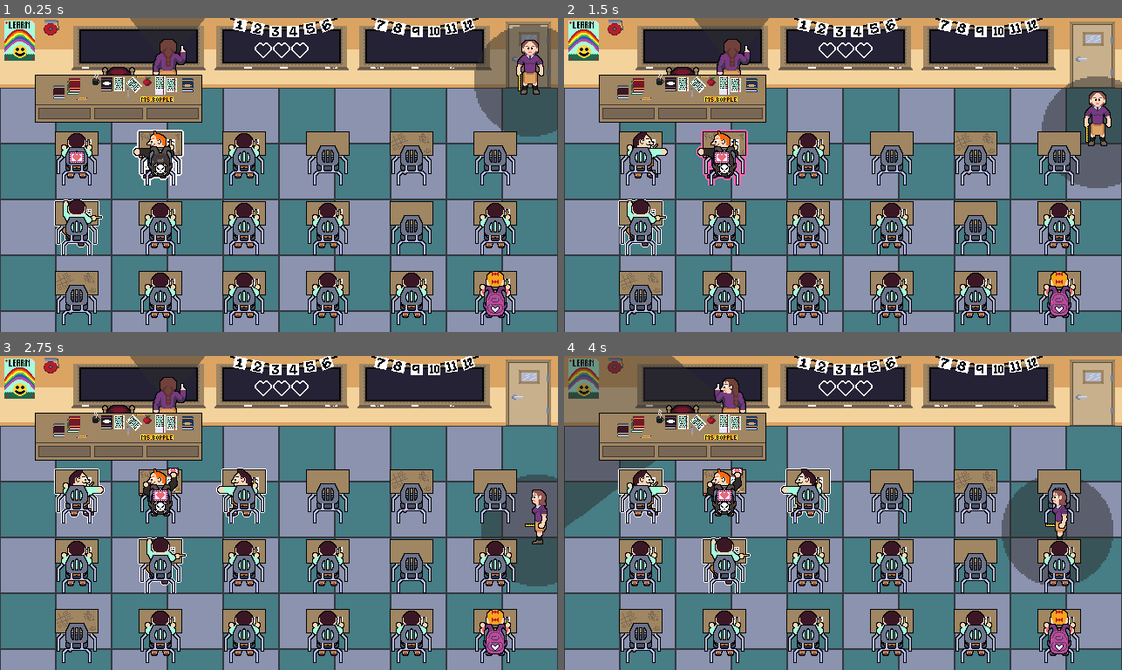
Above: before the commit, frames 1-4 (two rows, left to right).
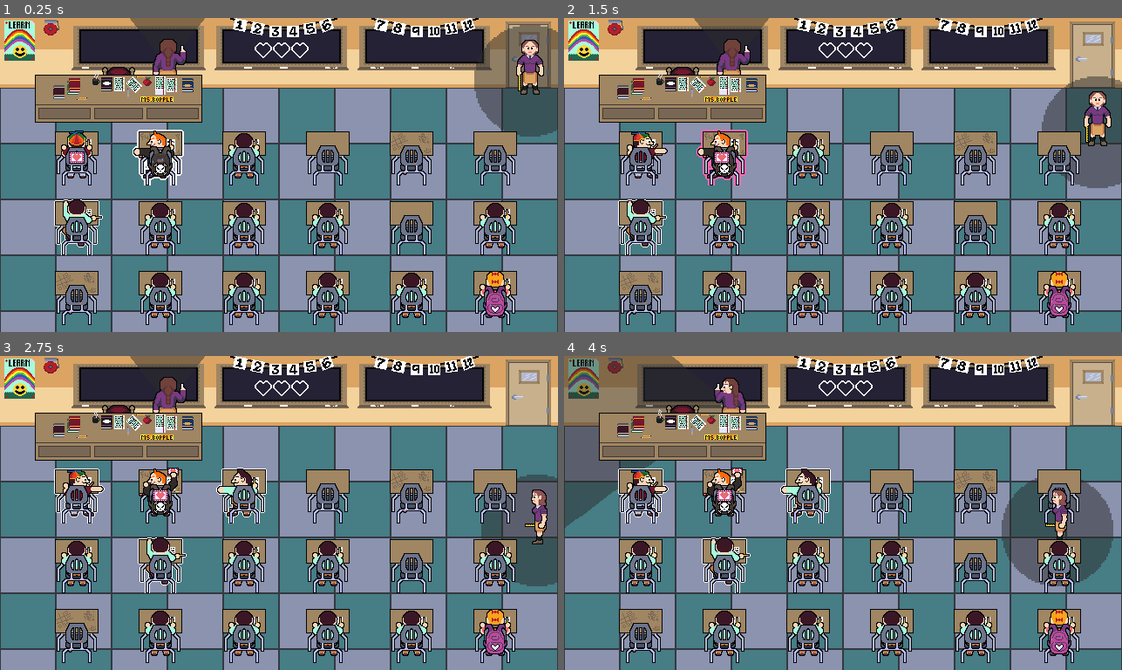
Above: after the commit, the same moments.

Repository: RacBrosGaming/Love-Note
Game: Godot game, scene res://Levels/class_room.tscn
Same seed, same stepped clock (60 frames per second), same inputs: the game is played once before the commit and once after it. The engine's default icon, where the game draws it, is replaced by a stand-in: a white triangle on a blue panel in a dark square.
Inputs (mouse positions are in pixels of both pictures, inside the frame that each line leads up to):
- Up to frame 1 (0.25 s): no input
- Up to frame 2 (1.5 s): move the mouse to (642, 228) at 0.52 s; hold Right (right) 0.53-1.28 s; hold Space (select) 0.53-1.28 s; click (642, 228) at 0.67 s; move the mouse to (725, 228) at 1.27 s; hold Down (down) from 1.28 s (still down); tap Space (select) at 1.35 s; click (725, 228) at 1.42 s
- Up to frame 3 (2.75 s): move the mouse to (161, 635) at 2.02 s; release Down (down) at 2.03 s; hold Right (right) from 2.03 s (still down); hold Space (select) from 2.03 s (still down); click (161, 635) at 2.17 s
- Up to frame 4 (4 s): move the mouse to (809, 494) at 2.77 s; release Right (right) at 2.78 s; release Space (select) at 2.78 s; hold Up (up) 2.78-3.53 s; tap Space (select) at 2.85 s; click (809, 494) at 2.92 s; move the mouse to (809, 566) at 3.52 s; hold Left (left) from 3.53 s (still down); hold Space (select) from 3.53 s (still down); click (809, 566) at 3.67 s

The runs differ from the first frame. In frame 1, 0.2% of the frame differs, in the area x 11-17%, y 35-51%; in frame 2, 0.2%; in frame 3, 0.2%, in the area x 11-19%, y 36-52%; in frame 4, 0.2%.

Commit message:
made it so note needs to be passed back

Diff:
--- a/Levels/class_room.gd
+++ b/Levels/class_room.gd
@@ -60,7 +60,9 @@
 			grid_position.add_child(grid)
 			teacher_assistant.grid = grid
 	else:
-		get_tree().change_scene_to_file(GAME_OVER)
+		if is_instance_valid(get_tree()):
+			get_tree().change_scene_to_file(GAME_OVER)
 
 func _on_reached_goal() -> void:
-	get_tree().change_scene_to_file(GAME_OVER)
+	if is_instance_valid(get_tree()):
+		get_tree().change_scene_to_file(GAME_OVER)
--- a/Scenes/desk.gd
+++ b/Scenes/desk.gd
@@ -3,14 +3,16 @@
 
 signal desk_selected(desk: Desk)
 signal desk_hovered(desk: Desk)
-signal reached_goal
+signal end_reached
+signal start_reached
 
 @onready var sprite_2d: Sprite2D = $Sprite2D
 @onready var shader: ShaderMaterial = sprite_2d.material
 @onready var animation_player: AnimationPlayer = $AnimationPlayer
 
 @export var kids: Array[Texture2D] = []
-@export var goal_sprite: Texture2D
+@export var start_sprite: Texture2D
+@export var end_sprite: Texture2D
 
 @export var  kid_idle_frame := 0
 @export var  kid_left_frame := 2
@@ -33,7 +35,8 @@
 var hovered: bool: set = set_hover
 var direction: Vector2i: set = set_direction
 var pending_hover := false
-var goal: bool: set = set_goal
+var is_start: bool: set = set_start
+var is_end: bool: set = set_end
 
 func set_note(value: Note) -> void:
 	note = value
@@ -41,8 +44,10 @@
 
 func set_has_note(value: bool) -> void:
 	has_note = value
-	if has_note && goal:
-		reached_goal.emit()
+	if has_note && is_start:
+		start_reached.emit()
+	if has_note && is_end:
+		end_reached.emit()
 
 func set_active(value: bool) -> void:
 	active = value
@@ -52,10 +57,15 @@
 	hovered = value
 	super_highlight(hovered)
 
-func set_goal(value: bool) -> void:
-	goal = value
-	if goal && goal_sprite:
-		sprite_2d.texture = goal_sprite
+func set_end(value: bool) -> void:
+	is_end = value
+	if is_end && end_sprite:
+		sprite_2d.texture = end_sprite
+
+func set_start(value: bool) -> void:
+	is_start = value
+	if is_start && start_sprite:
+		sprite_2d.texture = start_sprite
 
 func set_direction(value: Vector2i) -> void:
 	direction = value
--- a/Scenes/desk.tscn
+++ b/Scenes/desk.tscn
@@ -1,9 +1,10 @@
-[gd_scene load_steps=10 format=3 uid="uid://dnhrpo8g4oeh1"]
+[gd_scene load_steps=11 format=3 uid="uid://dnhrpo8g4oeh1"]
 
 [ext_resource type="Script" path="res://Scenes/desk.gd" id="1_1pnw8"]
 [ext_resource type="Shader" path="res://Scenes/desk.gdshader" id="1_ht8tx"]
-[ext_resource type="Texture2D" uid="uid://dnl3cwlonbsb6" path="res://Assets/Desk/spritesheet_goal.png" id="3_quhxt"]
+[ext_resource type="Texture2D" uid="uid://dnl3cwlonbsb6" path="res://Assets/Desk/spritesheet_end.png" id="4_ebyqy"]
 [ext_resource type="Texture2D" uid="uid://bq6j164bctrp4" path="res://Assets/Desk/spritesheet_kid_1.png" id="4_v2hdf"]
+[ext_resource type="Texture2D" uid="uid://drp8u10sldds1" path="res://Assets/Desk/spritesheet_start.png" id="4_vmbyw"]
 
 [sub_resource type="ShaderMaterial" id="ShaderMaterial_qoy8t"]
 resource_local_to_scene = true
@@ -66,7 +67,8 @@
 monitoring = false
 script = ExtResource("1_1pnw8")
 kids = Array[Texture2D]([ExtResource("4_v2hdf")])
-goal_sprite = ExtResource("3_quhxt")
+start_sprite = ExtResource("4_vmbyw")
+end_sprite = ExtResource("4_ebyqy")
 
 [node name="Sprite2D" type="Sprite2D" parent="."]
 material = SubResource("ShaderMaterial_qoy8t")
--- a/Scenes/grid.gd
+++ b/Scenes/grid.gd
@@ -38,9 +38,12 @@
 		while find_goal_path().is_empty():
 			reroll_empty_desks()
 		add_builly_desk()
-		var desk := desks.get_cell_scene(end_position) as Desk
-		if is_instance_valid(desk):
-			desk.goal = true
+		var end_desk := desks.get_cell_scene(end_position) as Desk
+		if is_instance_valid(end_desk):
+			end_desk.is_end = true
+		var start_desk := desks.get_cell_scene(start_position) as Desk
+		if is_instance_valid(start_desk):
+			start_desk.is_start = true
 		#debug_npc_path()
 		setup_grid.emit()
 
--- a/Scenes/note.gd
+++ b/Scenes/note.gd
@@ -22,6 +22,8 @@
 var moving:= false: set = set_moving
 var paused := false
 var found := false
+var start_reached := false
+var end_reached := false
 
 @onready var ray_cast_2d: RayCast2D = $RayCast2D
 
@@ -100,7 +102,8 @@
 			nearby_desks[direction_vector] = desk
 			desk.desk_selected.connect(_on_desk_selected)
 			desk.desk_hovered.connect(_on_desk_hovered)
-			desk.reached_goal.connect(_on_reached_goal)
+			desk.start_reached.connect(_on_start_reached)
+			desk.end_reached.connect(_on_end_reached)
 			desk.active = true
 			desk.direction = -direction_vector
 
@@ -118,7 +121,8 @@
 		desk.active = false
 		desk.desk_selected.disconnect(_on_desk_selected)
 		desk.desk_hovered.disconnect(_on_desk_hovered)
-		desk.reached_goal.disconnect(_on_reached_goal)
+		desk.start_reached.disconnect(_on_start_reached)
+		desk.end_reached.disconnect(_on_end_reached)
 		desk.hovered = false
 		desk.direction = Vector2i.ZERO
 	nearby_desks.clear()
@@ -147,6 +151,11 @@
 		hover_desk(desk)
 		move()
 
-func _on_reached_goal() -> void:
-	reached_goal.emit()
-	paused = true
+func _on_start_reached() -> void:
+	if end_reached:
+		start_reached = true
+		reached_goal.emit()
+		paused = true
+
+func _on_end_reached() -> void:
+	end_reached = true
Renamed: Assets/Desk/spritesheet_goal.png -> Assets/Desk/spritesheet_end.png
Not shown, added: Assets/Desk/spritesheet_end.png.import
Binary file added: Assets/Desk/spritesheet_start.png
Not shown, changed: Assets/Desk/spritesheet_start.png.import
